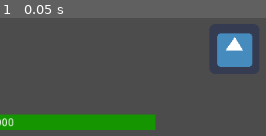
Above: before the commit, frame 1.
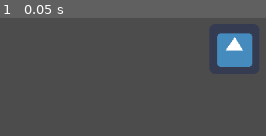
Above: after the commit, the same moment.

Repository: daniel-gmk/Project-WAS
Game: Godot game, scene res://player.tscn
The game is run twice, just before and just after one commit, with the same random seed, the same clock (stepped at 60 frames per second) and the same inputs. This scene is started directly instead of the project's main scene. The engine's default icon, where the game draws it, is replaced by a stand-in: a white triangle on a blue panel in a dark square.
Inputs:
- Up to frame 1 (0.05 s): no input

The runs differ from the first frame. In frame 1, 7.9% of the frame differs, in the area x 0-59%, y 81-95%.

Commit message:
Bugfix: Corrected z-index for UI so it is in front of other components Bugfix: Removed UI for non-local players Bugfix: Fixed server having two copies of player node for each client

Diff:
--- a/network.gd
+++ b/network.gd
@@ -183,7 +183,8 @@
 
 # This is for other clients when a different client tells it to instantiate their player/playerPhysicsBody nodes
 remote func startPlayerGameCharacterRPC2(peer_id):
-	startPlayerGameCharacter(peer_id)
+	if !get_tree().is_network_server():
+		startPlayerGameCharacter(peer_id)
 
 # Called by all clients to have their client node instantiate the player/playerPhysicsBody node
 func startPlayerGameCharacter(peer_id):
--- a/player.gd
+++ b/player.gd
@@ -10,16 +10,24 @@
 func _ready():
 	# Don't show any GUI elements to the server
 	if get_tree().is_network_server():
-		$PlayerCamera.get_node("GUI").visible = false
-	# Pass variables to children only if local player
-	if control:
-		$playerPhysicsBody.control = control
-		$playerPhysicsBody.player_id = player_id
-		$PlayerCamera.control = control
+		$PlayerCamera.queue_free()
+		if control:
+			$playerPhysicsBody.control = control
+			$playerPhysicsBody.player_id = player_id
+	else:
+		# Pass variables to children only if local player
+		if control:
+			$playerPhysicsBody.control = control
+			$playerPhysicsBody.player_id = player_id
+			$playerPhysicsBody.initiate_ui()
 
-		# Set camera focus to player
-		var camera = $PlayerCamera
-		camera.root = self
-		camera.playerOwner = $playerPhysicsBody
-		camera.make_current()
-		camera.changeToPlayerOwner()
+			# Set camera focus to player
+			$PlayerCamera.control = control
+			var camera = $PlayerCamera
+			camera.root = self
+			camera.playerOwner = $playerPhysicsBody
+			camera.make_current()
+			camera.changeToPlayerOwner()
+		else:
+			# remove UI for other players
+			$PlayerCamera.get_node("GUI").queue_free()
--- a/player.tscn
+++ b/player.tscn
@@ -65,6 +65,7 @@
 shape = SubResource( 3 )
 
 [node name="PlayerCamera" type="Camera2D" parent="."]
+z_index = 1
 smoothing_speed = 10.0
 script = ExtResource( 4 )
 
--- a/playerPhysicsBody.gd
+++ b/playerPhysicsBody.gd
@@ -79,21 +79,18 @@
 func _ready():
 	# Set spawn position
 	self.position = pos
-
 	# Not entirely sure if this does anything but it sets collision monitoring on for the character to detect aoe damage
 	$DamageCollisionArea.monitorable = true
-
 	# Set health
 	health = maxHealth
 
-	#if control:
+func initiate_ui():
 	# Set Main player's Health Bar
 	health_bar_root.max_value = maxHealth
 	health_bar_root.min_value = minHealth
 	health_bar_root.value = health
 	health_bar_text.text = String(health)
-#	else:
-#		health_bar_root.visible = false
+
 
 # Execute every tick
 func _process(delta):
@@ -208,8 +205,9 @@
 func takeDamage(damage):
 	health -= damage
 	# Update health bar HUD
-	health_bar_root.value = health
-	health_bar_text.text = String(round(health))
+	if get_tree().get_network_unique_id() == player_id:
+		health_bar_root.value = health
+		health_bar_text.text = String(round(health))
 	# Dead if health falls below min value
 	if health <= minHealth:
 		death()
